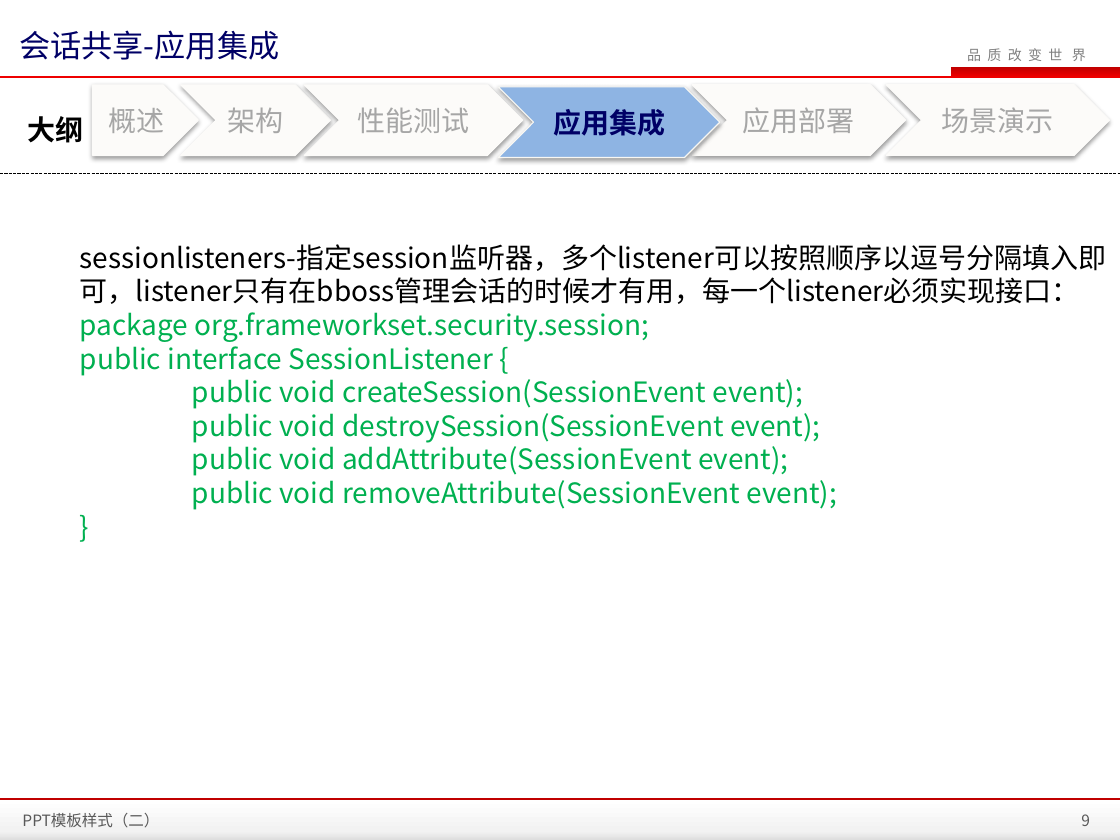
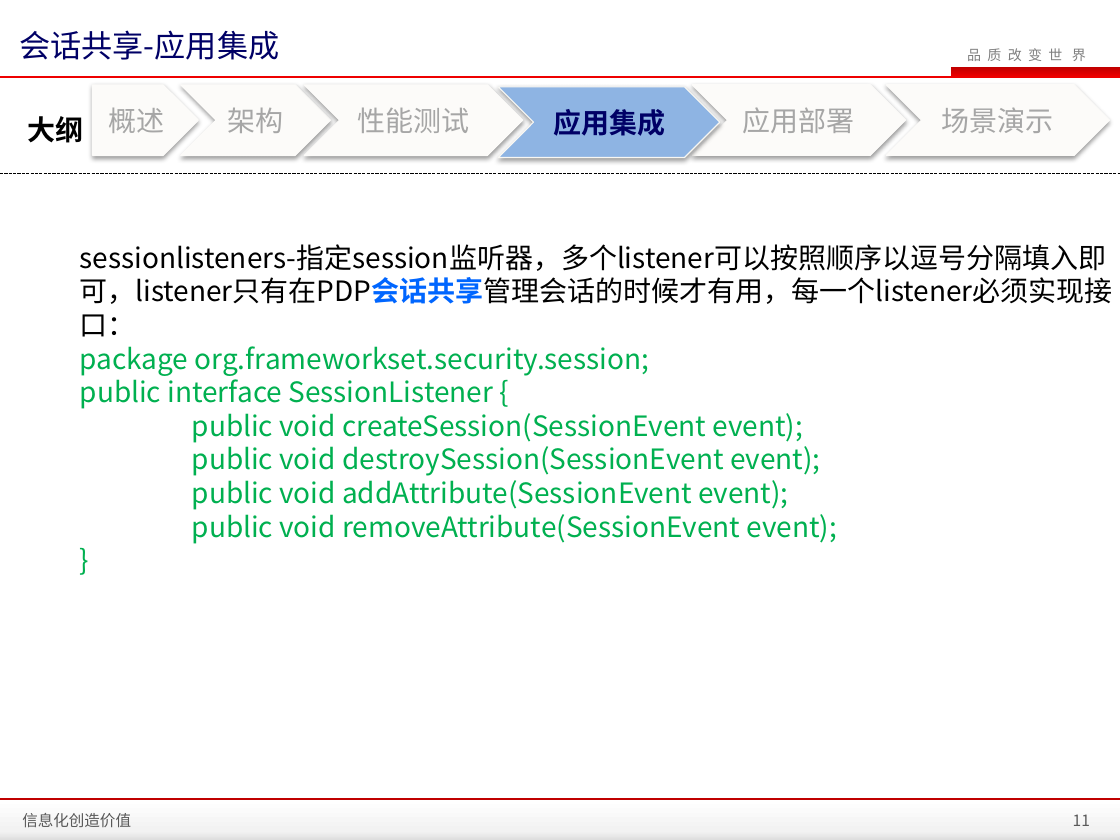
Before and after one commit to zhanght86/bboss-cms, a slide deck: slide 11 of 文档/SanyPDP平台会话共享介绍.pptx (slide 9 before the commit). Drawn at 1120x840 pixels with LibreOffice and Linux fonts; fonts in the diff are those of the drawing; background and template pictures are left out. Boxes give left, top, right and bottom in pixels: in the first picture for what was removed or moved away, otherwise in the second. Text is boxed around its words. In the diff, an @@ line names an element or a change of style, - is before the commit and + after.

```diff
--- a/文档/SanyPDP平台会话共享介绍.pptx
+++ b/文档/SanyPDP平台会话共享介绍.pptx
@@ text at (80, 244, 1113, 304): text changed @@
-sessionlisteners-指定session监听器，多个listener可以按照顺序以逗号分隔填入即可，listener只有在bboss管理会话的时候才有用，每一个listener必须实现接口：
+sessionlisteners-指定session监听器，多个listener可以按照顺序以逗号分隔填入即可，listener只有在PDP会话共享管理会话的时候才有用，每一个listener必须实现接口：
@@ text at (22, 813, 131, 828): text changed @@
-PPT模板样式（二）
+信息化创造价值
@@ page number at (1073, 814, 1090, 826): text changed @@
-9
+11
```
Also in this commit, not shown: 17 other slides changed, 3 slides added, 7 other files.
